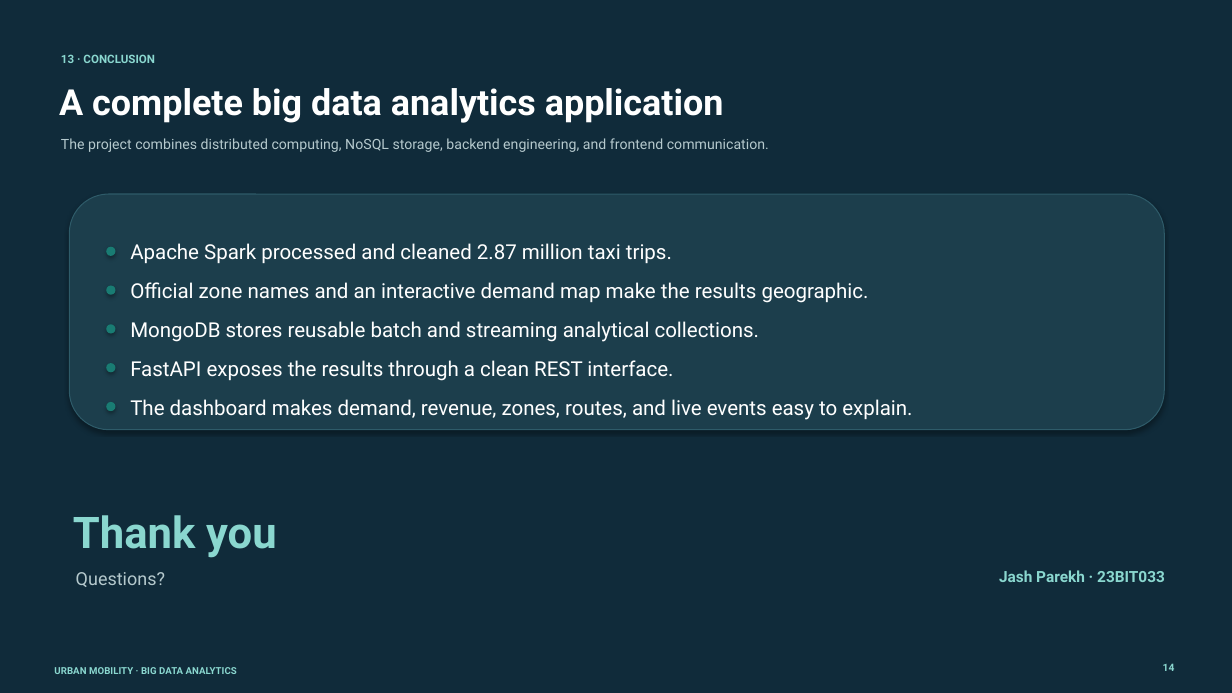
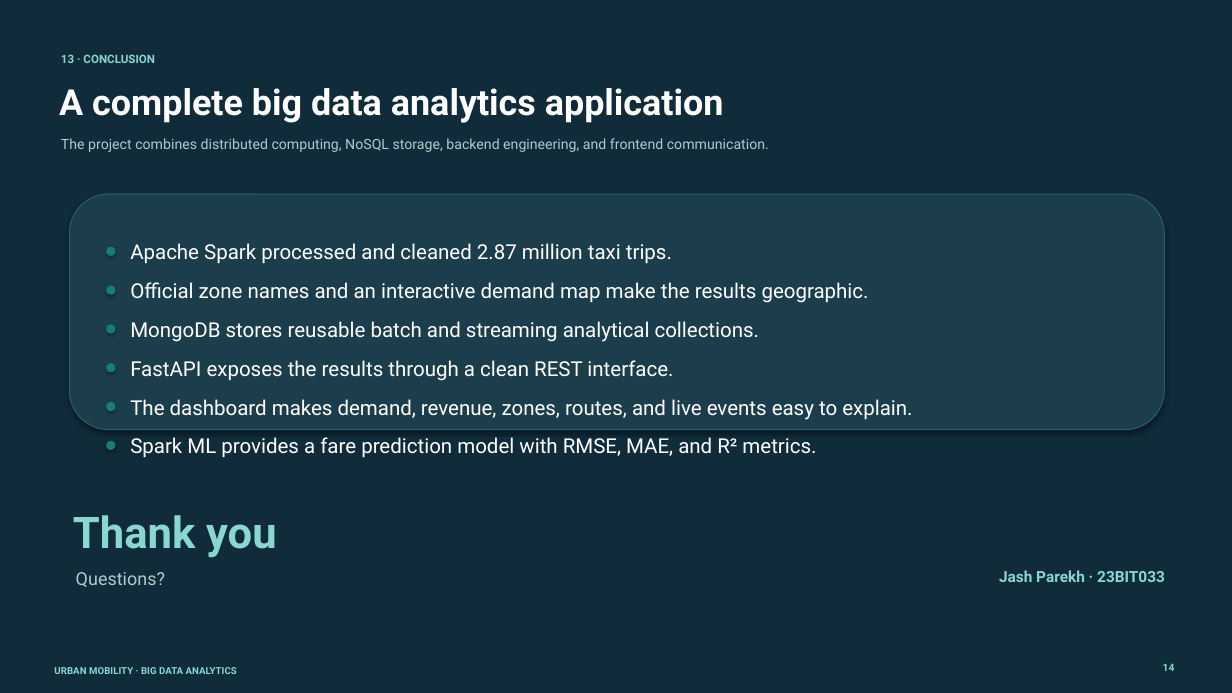
Before and after one commit to ParekhJash1/urban-mobility-big-data-analytics, a slide deck: slide 14 of docs/Urban_Mobility_Big_Data_Analytics_Jash_Parekh_Updated.pptx. Drawn at 1232x693 pixels with LibreOffice and Linux fonts; fonts in the diff are those of the drawing. Boxes give left, top, right and bottom in pixels: in the first picture for what was removed or moved away, otherwise in the second. Text is boxed around its words. In the diff, an @@ line names an element or a change of style, - is before the commit and + after.

Commit message:
feat: add spark ml fare prediction

```diff
--- a/docs/Urban_Mobility_Big_Data_Analytics_Jash_Parekh_Updated.pptx
+++ b/docs/Urban_Mobility_Big_Data_Analytics_Jash_Parekh_Updated.pptx
@@ ellipse added at [106, 441, 116, 450], fill #197C73 @@
@@ text added at [130, 437, 816, 458], 16 pt, text #FFFFFF @@
+Spark ML provides a fare prediction model with RMSE, MAE, and R² metrics.
```
Also in this commit, not shown: 2 other slides changed, 10 other files.
